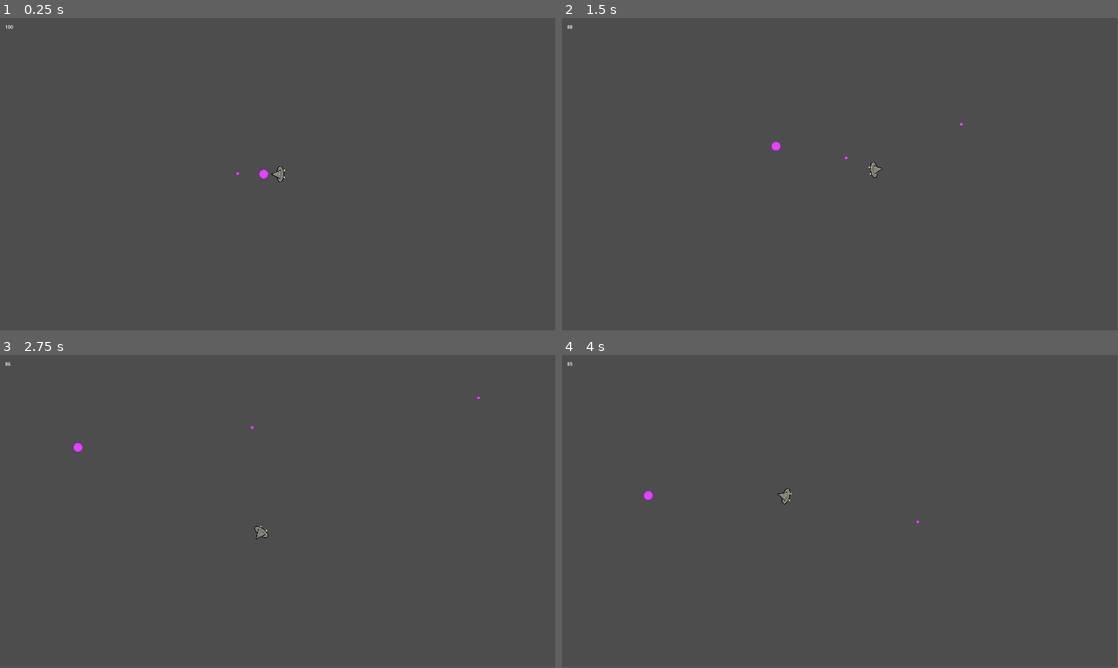
Above: before the commit, frames 1-4 (two rows, left to right).
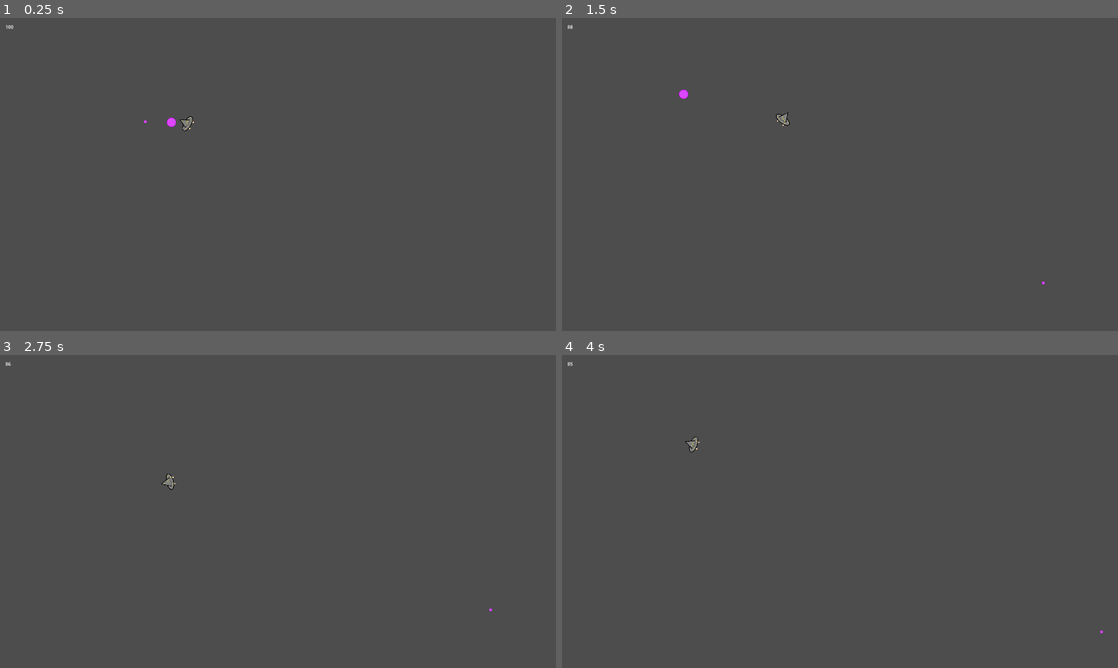
Above: after the commit, the same moments.

Repository: jackf21/Wizard-Battle
Game: Godot game, scene res://Scenes/game.tscn
Same seed, same stepped clock (60 frames per second), same inputs: the game is played once before the commit and once after it.
Inputs (mouse positions are in pixels of both pictures, inside the frame that each line leads up to):
- Up to frame 1 (0.25 s): no input
- Up to frame 2 (1.5 s): tap Enter at 0.5 s; move the mouse to (962, 158) at 0.52 s; press the mouse at (962, 158) at 0.53 s; hold D (right) 0.53-1.28 s; move the mouse to (728, 190) at 1.27 s; release the mouse at (728, 190) at 1.28 s; hold S (down) from 1.28 s (still down); click (728, 190) at 1.35 s
- Up to frame 3 (2.75 s): move the mouse to (333, 442) at 2.02 s; release S (down) at 2.03 s; press the mouse at (333, 442) at 2.03 s; hold D (right) from 2.03 s (still down)
- Up to frame 4 (4 s): tap Space at 2.75 s; move the mouse to (812, 574) at 2.77 s; release D (right) at 2.78 s; release the mouse at (812, 574) at 2.78 s; hold W (up) 2.78-3.53 s; click (812, 574) at 2.85 s; move the mouse to (1006, 558) at 3.52 s; press the mouse at (1006, 558) at 3.53 s; hold A (left) from 3.53 s (still down)
In our replay, the window is 799x449 before the commit and 800x450 after it. These sizes can differ from the game's own. Grey fills any space a smaller window leaves; there, only what the larger window draws over its background counts as a difference.

The runs differ from the first frame. In frame 1, 0.2% of the frame differs, in the area x 1-52%, y 2-53%; in frame 2, 0.2%, in the area x 1-87%, y 2-86%; in frame 3, 0.2%; in frame 4, 0.2%.
Error after the commit: Parse Error: Expected opening "(" after function name. (res://Scripts/game_manager.gd:3)

Commit message:
Enabled camera scaling mode to hopefully scale the game to multiple monitor resolutions

Diff:
--- a/Scenes/game.tscn
+++ b/Scenes/game.tscn
@@ -1,13 +1,16 @@
-[gd_scene load_steps=5 format=3 uid="uid://clxfwlhgk63d8"]
+[gd_scene load_steps=6 format=3 uid="uid://clxfwlhgk63d8"]
 
 [ext_resource type="PackedScene" uid="uid://vgy005rvxxi" path="res://Scenes/player.tscn" id="1_ft8jb"]
+[ext_resource type="Script" path="res://Scripts/game_manager.gd" id="1_vhaoa"]
 [ext_resource type="Script" path="res://Scripts/camera.gd" id="3_em3e6"]
 [ext_resource type="PackedScene" uid="uid://c6eq7fjykfrgb" path="res://Scenes/basic_projectile.tscn" id="3_k4ga8"]
 [ext_resource type="Texture2D" uid="uid://cpq1jr221tjgj" path="res://Assets/Magic Projectile.png" id="4_kiibi"]
 
 [node name="Node2D" type="Node2D"]
+position = Vector2(960, 540)
 
 [node name="Game Manager" type="Node" parent="."]
+script = ExtResource("1_vhaoa")
 
 [node name="player" parent="." node_paths=PackedStringArray("health_label") instance=ExtResource("1_ft8jb")]
 projectile_scene = ExtResource("3_k4ga8")
@@ -26,11 +29,11 @@
 script = ExtResource("3_em3e6")
 
 [node name="Health Number" type="Label" parent="Camera2D"]
-offset_left = -942.0
+offset_left = -941.0
 offset_top = -521.0
-offset_right = -923.0
+offset_right = -922.0
 offset_bottom = -498.0
-size_flags_horizontal = 0
+size_flags_horizontal = 4
 size_flags_vertical = 8
 text = "10"
 
--- /dev/null
+++ b/Scripts/game_manager.gd
@@ -0,0 +1,3 @@
+extends Node
+
+func set
--- a/project.godot
+++ b/project.godot
@@ -20,6 +20,7 @@
 window/size/viewport_width=1920
 window/size/viewport_height=1080
 window/size/mode=3
+window/stretch/mode="viewport"
 
 [input]
 
